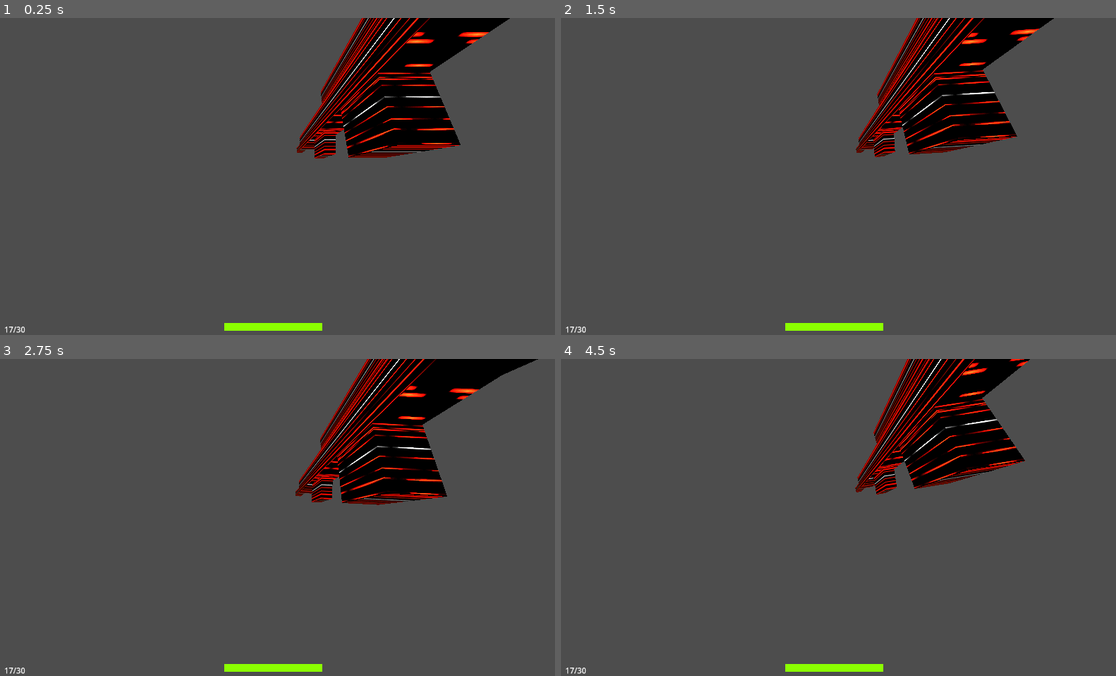
Above: before the commit, frames 1-4 (two rows, left to right).
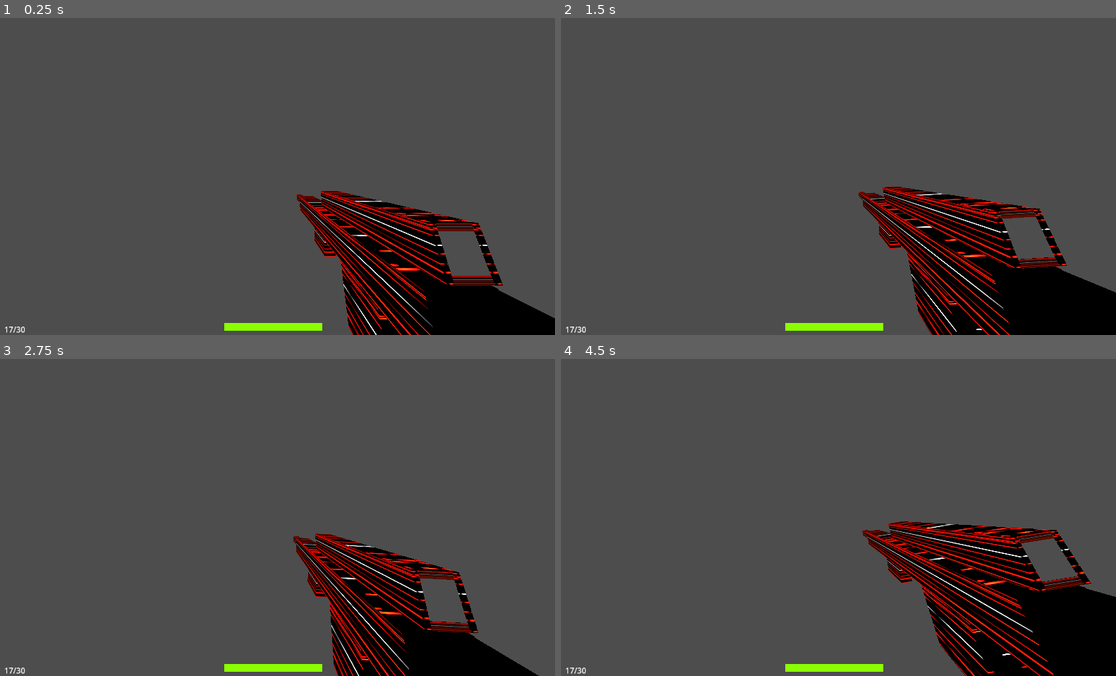
Above: after the commit, the same moments.

Repository: nekochiiUwU/gnaktap
Game: Godot game, scene res://player.tscn
Same seed, same stepped clock (60 frames per second), same inputs: the game is played once before the commit and once after it. This scene is started directly instead of the project's main scene.
Inputs (mouse positions are in pixels of both pictures, inside the frame that each line leads up to):
- Up to frame 1 (0.25 s): no input
- Up to frame 2 (1.5 s): move the mouse to (960, 160) at 0.52 s; press the mouse at (960, 160) at 0.53 s; hold D (move_right) 0.53-1.28 s; tap Space (jump) at 0.77 s; move the mouse to (721, 192) at 1.27 s; release the mouse at (721, 192) at 1.28 s; hold S (move_backward) from 1.28 s (still down); tap Down (camera_down) at 1.35 s
- Up to frame 3 (2.75 s): tap Space (jump) at 1.52 s; click (160, 533) at 1.55 s; move the mouse to (327, 447) at 2.02 s; release S (move_backward) at 2.03 s; press the mouse at (327, 447) at 2.03 s; hold D (move_right) from 2.03 s (still down); tap Left (camera_left) at 2.1 s
- Up to frame 4 (4.5 s): move the mouse to (805, 580) at 2.77 s; release D (move_right) at 2.78 s; release the mouse at (805, 580) at 2.78 s; hold W (move_forward) 2.78-3.53 s; tap Right (camera_right) at 2.85 s; tap Space (jump) at 3.02, 3.77 s; click (805, 580) at 3.05 s; move the mouse to (1005, 565) at 3.52 s; press the mouse at (1005, 565) at 3.53 s; hold A (move_left) from 3.53 s (still down); tap Up (camera_up) at 3.6 s; move the mouse to (666, 469) at 4.27 s; release the mouse at (666, 469) at 4.28 s; tap Z (lock_mouse) at 4.35 s

The runs differ from the first frame. In frame 1, 22% of the frame differs, in the area x 53-100%, y 0-100%; in frame 2, 22%; in frame 3, 20%; in frame 4, 23%, in the area x 52-100%, y 0-100%.
Error before the commit: Invalid access to property or key 'time' on a base object of type 'null instance'. (res://Player.gd:141)
Error after the commit: Invalid access to property or key 'time' on a base object of type 'null instance'. (res://Player.gd:149)

Commit message:
j'siat plus plein de trucs random

Diff:
--- a/Player.gd
+++ b/Player.gd
@@ -74,6 +74,7 @@
 
 func _physics_process(delta):
 	if is_multiplayer_authority():
+
 		if hitmarker_time:
 			var x = 1 - ((Game.time - hitmarker_time) / .3)
 			# 1 > 0 // 0.3s
@@ -82,13 +83,20 @@
 				hitmarker_time = 0
 			get_node("Head/UI/Hitmarker").modulate = Color(x, x, x)
 			get_node("Head/UI/Hitmarker").scale = Vector2(x, x)
+
 		if incoming_recoil:
 			get_node("Head").rotation_degrees.x += incoming_recoil.y / 2
 			rotation_degrees.y += incoming_recoil.x / 2
 			incoming_recoil /= 2
 
+		if get_node("Arm/Hand/Shoot Node").position:
+			get_node("Arm/Hand/Shoot Node").position /= 1.05
+		if get_node("Arm/Hand/Shoot Node").rotation:
+			get_node("Arm/Hand/Shoot Node").rotation /= 1.05
+
 		health += delta
 		get_node("Head/UI/HealthBar").value = health
+
 		var input_rotation = Input.get_vector("camera_left", "camera_right", "camera_up", "camera_down")
 		if input_rotation:
 			rotation.y += input_rotation.x * joy_sensi.x
@@ -164,12 +172,17 @@
 	shot_time = Game.time
 	incoming_recoil.y += randf_range(0, recoil)
 	incoming_recoil.x += randf_range(-recoil/2, recoil/2)
-	rpc("shoot", get_node("Head/Camera").global_position, ori)
+	get_node("Arm/Hand/Shoot Node").position.z += 0* -0.02 * (get_node("%Weapon").position.z + 0.45) + incoming_recoil.x * 0.0
+	get_node("Arm/Hand/Shoot Node").position.y += 0*(get_node("%Weapon").position.y + 0.09) * -.03 + incoming_recoil.y * 0.0
+	#get_node("Arm/Hand/Shoot Node").position.x += sign(get_node("%Weapon").position.x) + .1 * incoming_recoil.y * 0.01
+	#get_node("Arm/Hand/Shoot Node").rotation.x += .05
+	rpc("shoot", get_node("%Camera").global_position, ori)
 
 
 func reload():
 	print("reloading...")
-	reloading = true
+	get_node("%Weapon/RemoadAnimation").play("anim")
+	get_node("%Weapon/RemoadAnimation").speed_scale = 1 / reload_speed
 	await get_tree().create_timer(reload_speed).timeout
 	ammo = max_ammo
 	update_ammo()
@@ -227,14 +240,14 @@
 	get_node("%Weapon").position = weapon_position
 	health = _health
 
-@rpc("any_peer", "call_remote", "unreliable", 5)
+@rpc("any_peer", "call_local", "unreliable", 5)
 func hitmarker(damages: float):
 	get_node("hitmarker_sfx").stream = load("res://hitmarker.mp3")
 	get_node("hitmarker_sfx").play()
 	get_node("Head/UI/Hitmarker").visible = true
 	hitmarker_time = Game.time
 
-@rpc("any_peer", "call_remote", "unreliable", 6)
+@rpc("any_peer", "call_local", "unreliable", 6)
 func target(score: int):
 	target_score += score
 	print("target hit ! score : ",target_score)
--- a/Weapon.tscn
+++ b/Weapon.tscn
@@ -83,7 +83,7 @@
 "times": PackedFloat32Array(0),
 "transitions": PackedFloat32Array(1),
 "update": 0,
-"values": [Vector3(0.25, 0.25, -0.667)]
+"values": [Vector3(0.25, -0.2, -0.667)]
 }
 tracks/1/type = "value"
 tracks/1/imported = false
@@ -110,7 +110,7 @@
 "times": PackedFloat32Array(0, 1),
 "transitions": PackedFloat32Array(0.05, 1),
 "update": 0,
-"values": [Vector3(0, -0.1, -0.1), Vector3(0.25, -0.2, -0.667)]
+"values": [Vector3(0, -0.095, -0.57), Vector3(0.25, -0.2, -0.667)]
 }
 tracks/1/type = "value"
 tracks/1/imported = false
@@ -137,7 +137,7 @@
 "times": PackedFloat32Array(0, 1),
 "transitions": PackedFloat32Array(0.05, 1),
 "update": 0,
-"values": [Vector3(0.25, -0.2, -0.667), Vector3(0, -0.1, -0.1)]
+"values": [Vector3(0.25, -0.2, -0.667), Vector3(0, -0.095, -0.57)]
 }
 tracks/1/type = "value"
 tracks/1/imported = false
@@ -159,9 +159,35 @@
 "scope": SubResource("Animation_fw4ki")
 }
 
+[sub_resource type="Animation" id="Animation_ht2kd"]
+length = 0.001
+tracks/0/type = "value"
+tracks/0/imported = false
+tracks/0/enabled = true
+tracks/0/path = NodePath("Chargeur:position")
+tracks/0/interp = 1
+tracks/0/loop_wrap = true
+tracks/0/keys = {
+"times": PackedFloat32Array(0),
+"transitions": PackedFloat32Array(1),
+"update": 0,
+"values": [Vector3(0, -0.1, -0.2)]
+}
+tracks/1/type = "value"
+tracks/1/imported = false
+tracks/1/enabled = true
+tracks/1/path = NodePath("Chargeur:rotation")
+tracks/1/interp = 1
+tracks/1/loop_wrap = true
+tracks/1/keys = {
+"times": PackedFloat32Array(0),
+"transitions": PackedFloat32Array(1),
+"update": 0,
+"values": [Vector3(0, 0, 0)]
+}
+
 [sub_resource type="Animation" id="Animation_0evfm"]
-resource_name = "new_animation"
-loop_mode = 1
+resource_name = "anim"
 tracks/0/type = "value"
 tracks/0/imported = false
 tracks/0/enabled = true
@@ -185,43 +211,16 @@
 "transitions": PackedFloat32Array(1, 1, 1),
 "update": 0,
 "values": [Vector3(0, 0, 0), Vector3(-2.0944, 0.698132, 0.698132), Vector3(0, 0, 0)]
-}
-
-[sub_resource type="Animation" id="Animation_ht2kd"]
-length = 0.001
-tracks/0/type = "value"
-tracks/0/imported = false
-tracks/0/enabled = true
-tracks/0/path = NodePath("Chargeur:position")
-tracks/0/interp = 1
-tracks/0/loop_wrap = true
-tracks/0/keys = {
-"times": PackedFloat32Array(0),
-"transitions": PackedFloat32Array(1),
-"update": 0,
-"values": [Vector3(0, -0.1, -0.2)]
-}
-tracks/1/type = "value"
-tracks/1/imported = false
-tracks/1/enabled = true
-tracks/1/path = NodePath("Chargeur:rotation")
-tracks/1/interp = 1
-tracks/1/loop_wrap = true
-tracks/1/keys = {
-"times": PackedFloat32Array(0),
-"transitions": PackedFloat32Array(1),
-"update": 0,
-"values": [Vector3(0, 0, 0)]
 }
 
 [sub_resource type="AnimationLibrary" id="AnimationLibrary_20bas"]
 _data = {
 "RESET": SubResource("Animation_ht2kd"),
-"new_animation": SubResource("Animation_0evfm")
+"anim": SubResource("Animation_0evfm")
 }
 
 [node name="Weapon" type="Node3D"]
-transform = Transform3D(1, 0, 0, 0, 1, 0, 0, 0, 1, 0.25, 0.25, -0.667)
+transform = Transform3D(1, 0, 0, 0, 1, 0, 0, 0, 1, 0.25, -0.2, -0.667)
 
 [node name="Chargeur" type="MeshInstance3D" parent="."]
 transform = Transform3D(1, 0, 0, 0, 1.0198, 0, 0, 0, 1, 0, -0.1, -0.2)
@@ -280,7 +279,7 @@
 size = Vector2i(500, 500)
 
 [node name="Node3D" type="Node3D" parent="SupScope/SubViewport"]
-transform = Transform3D(1, 0, 0, 0, 1.0155, 0.195838, 0, -0.2031, 0.979189, 0.25, -0.14, -0.667)
+transform = Transform3D(1, 0, 0, 0, 1.0155, 0.195838, 0, -0.2031, 0.979189, 0, -0.035, -0.57)
 
 [node name="Scope" type="Sprite3D" parent="SupScope/SubViewport/Node3D"]
 transform = Transform3D(1, 0, 0, 0, 1, -2.98023e-08, 0, -2.98023e-08, 1, 0, 0.011, 0.147)
--- a/player.tscn
+++ b/player.tscn
@@ -24,111 +24,6 @@
 
 [sub_resource type="StyleBoxFlat" id="StyleBoxFlat_wi8oh"]
 bg_color = Color(0.545098, 1, 0, 1)
-
-[sub_resource type="Animation" id="Animation_hq254"]
-loop_mode = 1
-step = 0.001
-tracks/0/type = "value"
-tracks/0/imported = false
-tracks/0/enabled = true
-tracks/0/path = NodePath("Hand/Shoot Node:position")
-tracks/0/interp = 1
-tracks/0/loop_wrap = true
-tracks/0/keys = {
-"times": PackedFloat32Array(0, 0.01),
-"transitions": PackedFloat32Array(0.1, 0.1),
-"update": 0,
-"values": [Vector3(0, 0, 0), Vector3(0.005, 0.01, 0.025)]
-}
-tracks/1/type = "value"
-tracks/1/imported = false
-tracks/1/enabled = true
-tracks/1/path = NodePath("Hand/Shoot Node:rotation")
-tracks/1/interp = 1
-tracks/1/loop_wrap = true
-tracks/1/keys = {
-"times": PackedFloat32Array(0, 0.03),
-"transitions": PackedFloat32Array(0.5, 0.1),
-"update": 0,
-"values": [Vector3(0, 0, 0), Vector3(0.0872665, -0.0436332, 0.0872665)]
-}
-
-[sub_resource type="Animation" id="Animation_vslpq"]
-resource_name = "shoot"
-loop_mode = 1
-step = 0.01
-tracks/0/type = "bezier"
-tracks/0/imported = false
-tracks/0/enabled = true
-tracks/0/path = NodePath("Hand/Shoot Node:position:x")
-tracks/0/interp = 1
-tracks/0/loop_wrap = true
-tracks/0/keys = {
-"handle_modes": PackedInt32Array(0),
-"points": PackedFloat32Array(0, -0.25, 0, 0.25, 0),
-"times": PackedFloat32Array(0)
-}
-tracks/1/type = "bezier"
-tracks/1/imported = false
-tracks/1/enabled = true
-tracks/1/path = NodePath("Hand/Shoot Node:position:y")
-tracks/1/interp = 1
-tracks/1/loop_wrap = true
-tracks/1/keys = {
-"handle_modes": PackedInt32Array(0),
-"points": PackedFloat32Array(0, -0.25, 0, 0.25, 0),
-"times": PackedFloat32Array(0)
-}
-tracks/2/type = "bezier"
-tracks/2/imported = false
-tracks/2/enabled = true
-tracks/2/path = NodePath("Hand/Shoot Node:position:z")
-tracks/2/interp = 1
-tracks/2/loop_wrap = true
-tracks/2/keys = {
-"handle_modes": PackedInt32Array(0),
-"points": PackedFloat32Array(0, -0.25, 0, 0.25, 0),
-"times": PackedFloat32Array(0)
-}
-tracks/3/type = "bezier"
-tracks/3/imported = false
-tracks/3/enabled = true
-tracks/3/path = NodePath("Hand/Shoot Node:rotation:x")
-tracks/3/interp = 1
-tracks/3/loop_wrap = true
-tracks/3/keys = {
-"handle_modes": PackedInt32Array(0),
-"points": PackedFloat32Array(0, -0.25, 0, 0.65, 139.5),
-"times": PackedFloat32Array(0)
-}
-tracks/4/type = "bezier"
-tracks/4/imported = false
-tracks/4/enabled = true
-tracks/4/path = NodePath("Hand/Shoot Node:rotation:y")
-tracks/4/interp = 1
-tracks/4/loop_wrap = true
-tracks/4/keys = {
-"handle_modes": PackedInt32Array(0),
-"points": PackedFloat32Array(0, -0.25, 0, 0.25, 0),
-"times": PackedFloat32Array(0)
-}
-tracks/5/type = "bezier"
-tracks/5/imported = false
-tracks/5/enabled = true
-tracks/5/path = NodePath("Hand/Shoot Node:rotation:z")
-tracks/5/interp = 1
-tracks/5/loop_wrap = true
-tracks/5/keys = {
-"handle_modes": PackedInt32Array(0),
-"points": PackedFloat32Array(0, -0.25, 0, 0.25, 0),
-"times": PackedFloat32Array(0)
-}
-
-[sub_resource type="AnimationLibrary" id="AnimationLibrary_o4a6p"]
-_data = {
-"RESET": SubResource("Animation_hq254"),
-"shoot": SubResource("Animation_vslpq")
-}
 
 [node name="Player" type="CharacterBody3D"]
 transform = Transform3D(-0.707107, 0, 0.707107, 0, 1, 0, -0.707107, 0, -0.707107, 0, 1, 0)
@@ -257,15 +152,11 @@
 [node name="Hand" type="Node3D" parent="Arm"]
 
 [node name="Shoot Node" type="Node3D" parent="Arm/Hand"]
+transform = Transform3D(1, -0.000298276, -0.000149116, 0.000298232, 1, -0.000298232, 0.000149205, 0.000298187, 1, 1.39331e-05, 2.78661e-05, 0.000278659)
 
 [node name="Weapon" parent="Arm/Hand/Shoot Node" instance=ExtResource("2_u5gc6")]
 unique_name_in_owner = true
+transform = Transform3D(1, 0, 0, 0, 1, 0, 0, 0, 1, 0.25, -0.2, -0.667)
 rotation_edit_mode = 2
 
-[node name="AnimationPlayer" type="AnimationPlayer" parent="Arm/Hand/Shoot Node"]
-root_node = NodePath("../../..")
-libraries = {
-"": SubResource("AnimationLibrary_o4a6p")
-}
-
 [node name="hitmarker_sfx" type="AudioStreamPlayer" parent="."]
Not shown: 1 places in player.tscn that only renumber resources
